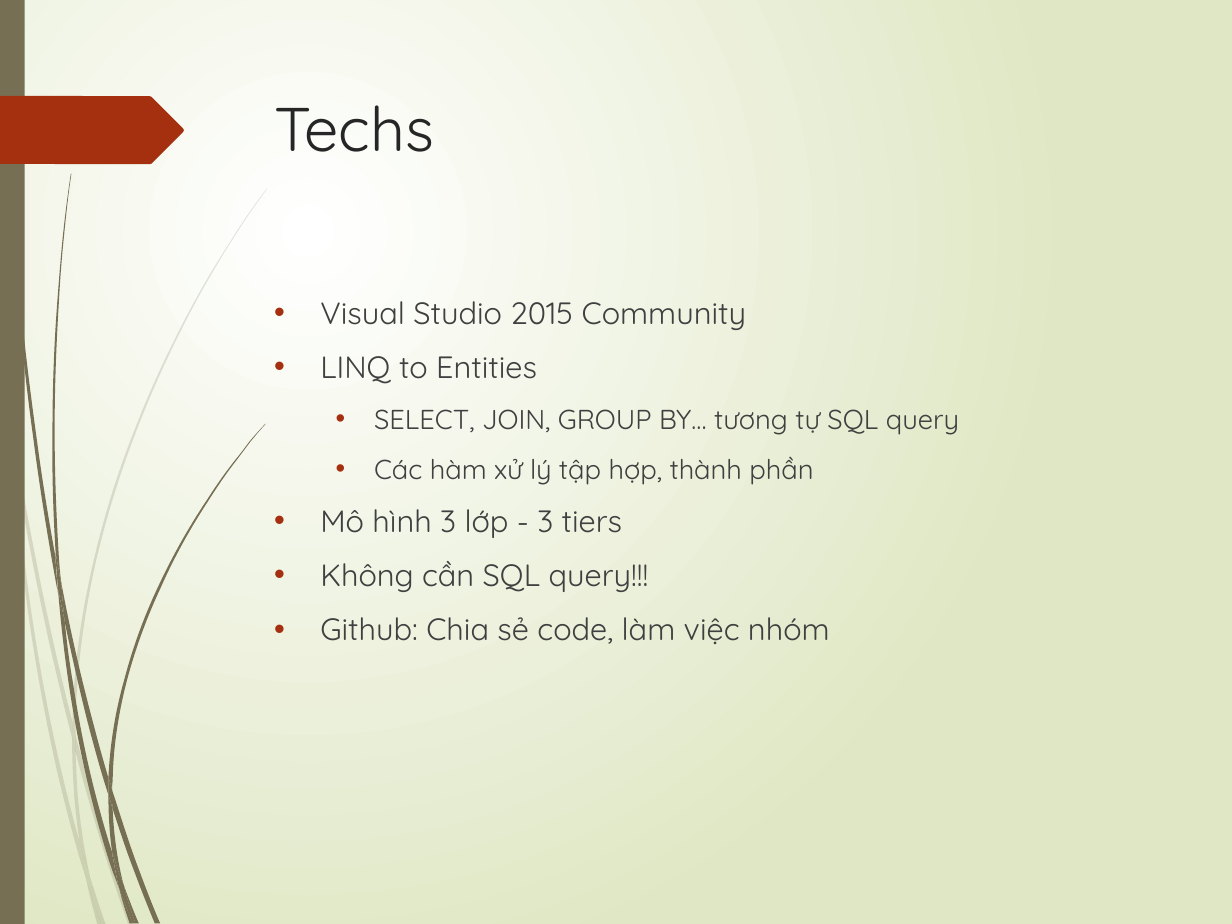
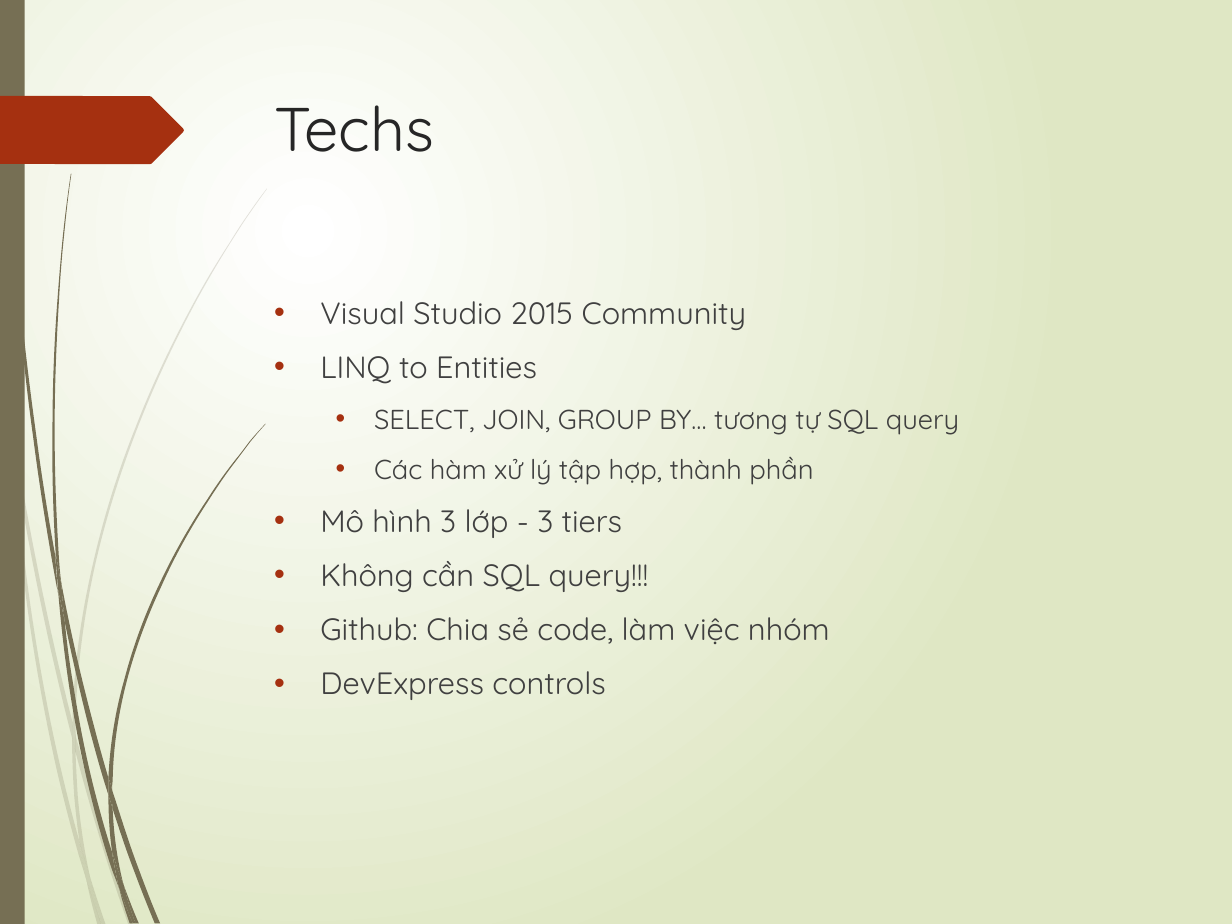
Before and after one commit to nhinnt/BHXH-All-In-One, a slide deck: slide 3 of documents/Architect.pptx. Drawn at 1232x924 pixels with LibreOffice and Linux fonts; fonts in the diff are those of the drawing. Boxes give left, top, right and bottom in pixels: in the first picture for what was removed or moved away, otherwise in the second. Text is boxed around its words. In the diff, an @@ line names an element or a change of style, - is before the commit and + after.

```diff
--- a/documents/Architect.pptx
+++ b/documents/Architect.pptx
@@ text at bbox=[320, 671, 605, 700]: paragraph added @@
+• DevExpress controls
```
Also in this commit, not shown: 2 other slides changed, 5 slides added, 1 slide removed, 19 other files.
